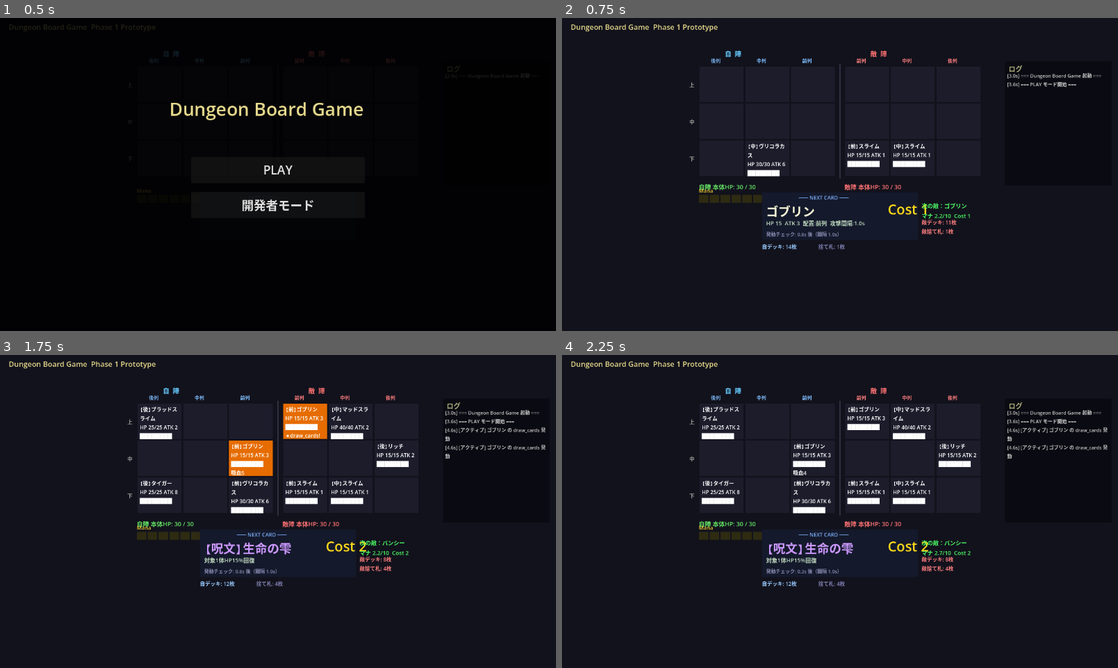
Above: before the commit, frames 1-4 (two rows, left to right).
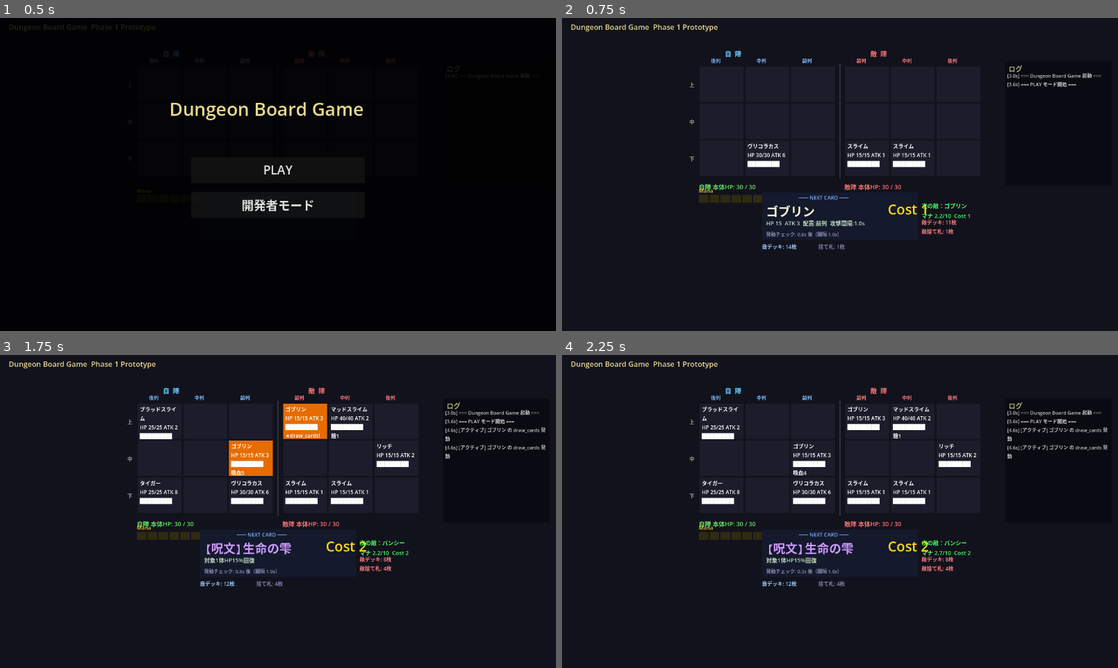
Above: after the commit, the same moments.

Repository: kazumak334-create/dungeon-board-game
Game: Godot game, scene res://scenes/Main.tscn
Same seed, same stepped clock (60 frames per second), same inputs: the game is played once before the commit and once after it.
Inputs (mouse positions are in pixels of both pictures, inside the frame that each line leads up to):
- Up to frame 1 (0.5 s): no input
- Up to frame 2 (0.75 s): click "PLAY" at 0.5 s
- Up to frame 3 (1.75 s): tap Enter at 1.25 s; move the mouse to (400, 495) at 1.27 s; click (400, 495) at 1.42 s
- Up to frame 4 (2.25 s): drag from (728, 527) to (812, 574) at 2.02 s

Frame 1 is identical in both runs. In frame 2, 0.5% of the frame differs, in the area x 33-66%, y 40-51%; in frame 3, 1.2%, in the area x 25-73%, y 16-51%; in frame 4, 1.2%.

Commit message:
fix: セルの列マーカー【前】【中】【後】を削除
Co-Authored-By: Claude Opus 4.6 (1M context) <noreply@anthropic.com>

Diff:
--- a/scripts/Main.gd
+++ b/scripts/Main.gd
@@ -701,12 +701,7 @@
 			rect.color = Color(0.9, 0.75 * f + 0.1, 0.0)
 		else:
 			rect.color = Color(0.11, 0.11, 0.17)  # 透明ベース
-		# 列マーカー
-		var col_mark: String
-		if side == 0:
-			col_mark = "【前】" if c == 2 else ("【中】" if c == 1 else "【後】")
-		else:
-			col_mark = "【前】" if c == 0 else ("【中】" if c == 1 else "【後】")
+		# 列マーカー不要（見ればわかる）
 		# HPバー（8ブロック）
 		var bar_filled: int = int(hp_ratio * 8)
 		var hp_bar: String = "█".repeat(bar_filled) + "░".repeat(8 - bar_filled)
@@ -733,7 +728,7 @@
 			flash_line = "★" + skill_flash_names[side][r][c] + "!"
 		# 組み立て
 		var lines: Array = [
-			"%s%s" % [col_mark, unit.unit_name],
+			unit.unit_name,
 			"HP %d/%d ATK %d" % [unit.current_hp, unit.max_hp, unit.attack],
 			hp_bar,
 		]
